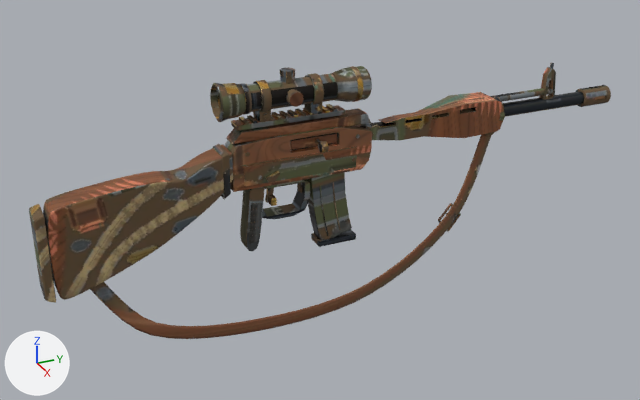
What one commit did to the glTF model public/models/arsenal/dmr.glb.
Camera for both pictures: a 50 mm camera at (1.273, -0.5, 0.595) aimed at (0.009, 0.069, -0.037). The lights are fixed; the arrows at lower left show +X, +Y and +Z. The picture after the commit comes second. Where no turn or scale is listed for an object, it has been applied to the vertices. Vertices at exactly the same position are counted once.

Before the edit, the objects in view are built like this:
```python
me_dmr_body = bpy.data.meshes.new('dmr_body')
me_dmr_body.from_pydata(...)  # 10613 vertices, 20849 faces; spans x -0.058..0.058, y -0.539..0.539, z -0.21..0.21
me_dmr_body.materials.append(mat_dmr_mat)
me_dmr_mag = bpy.data.meshes.new('dmr_mag')
me_dmr_mag.from_pydata(...)  # 604 vertices, 1180 faces; spans x -0.017..0.017, y -0.043..0.043, z -0.077..0.077
me_dmr_mag.materials.append(mat_dmr_mat)
ob_dmr_body = bpy.data.objects.new('dmr_body', me_dmr_body)
ob_dmr_body.location = (0.027, 0.137, -0.012)
ob_dmr_mag_mesh = bpy.data.objects.new('dmr_mag_mesh', me_dmr_mag)
ob_dmr_mag_mesh.location = (0.0, 0.093, -0.046)
```
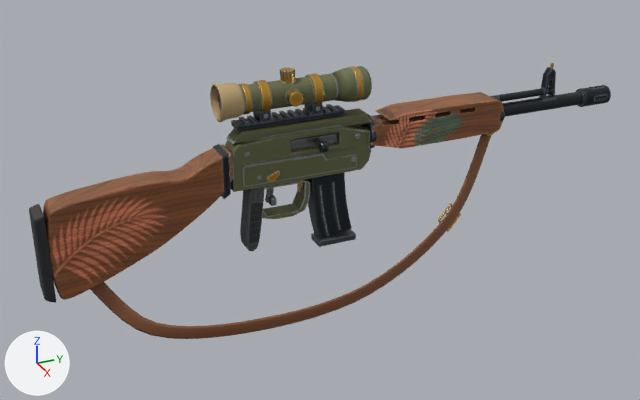
Location of each change, [x1, y1, x2, y2] in pixels of the pictures (640 x 400 px; the box of a moved part takes in the faces that stretch with it):
part 1 of me_dmr_body, moved or reshaped
    before: [250, 70, 473, 244]
    after: [250, 70, 503, 244]
part 2 of me_dmr_body, surface changed
    both: [29, 63, 611, 330]
part 3 of me_dmr_mag, surface changed (darker)
    both: [307, 173, 356, 247]

Diff of the bpy script that builds the scene:
```diff
--- a/public/models/arsenal/dmr.glb.py
+++ b/public/models/arsenal/dmr.glb.py
@@ me_dmr_body @@
 # used by ob_dmr_body; location = (0.027, 0.137, -0.012)
-me_dmr_body.from_pydata(...)  # 10613 vertices, 20849 faces; spans x -0.058..0.058, y -0.539..0.539, z -0.21..0.21
+me_dmr_body.from_pydata(...)  # 10853 vertices, 21326 faces; spans x -0.058..0.058, y -0.539..0.539, z -0.21..0.21
+# me_dmr_body part 1: 215 vertices moved from x -0.054..0.054, y -0.2..0.282, z -0.207..0.209 to x -0.055..0.054, y -0.2..0.282, z -0.207..0.209; 702 vertices removed from x -0.054..0.0, y 0.019..0.283, z 0.054..0.109; 942 vertices added at x -0.058..0.004, y 0.019..0.284, z 0.052..0.115
+# me_dmr_body part 2: 16429 kept faces spanning x -0.058..0.058, y -0.539..0.539, z -0.21..0.21 get new texture (UV) coordinates
+# other edits to the shape of me_dmr_body do not show in these pictures
 me_dmr_body.materials.append(mat_dmr_mat)
@@ me_dmr_mag @@
 me_dmr_mag.from_pydata(...)  # 604 vertices, 1180 faces; spans x -0.017..0.017, y -0.043..0.043, z -0.077..0.077
 # used by ob_dmr_mag_mesh; location = (0.0, 0.093, -0.046)
+# me_dmr_mag part 3: texture (UV) coordinates of 1180 of 1180 faces, centred in x -0.017..0.017, y -0.042..0.043, z -0.077..0.077, changed; they spanned u 0.01..0.97, v 0.01..0.97 and now span u 0.04..0.98, v 0.01..0.96
 me_dmr_mag.materials.append(mat_dmr_mat)
```
